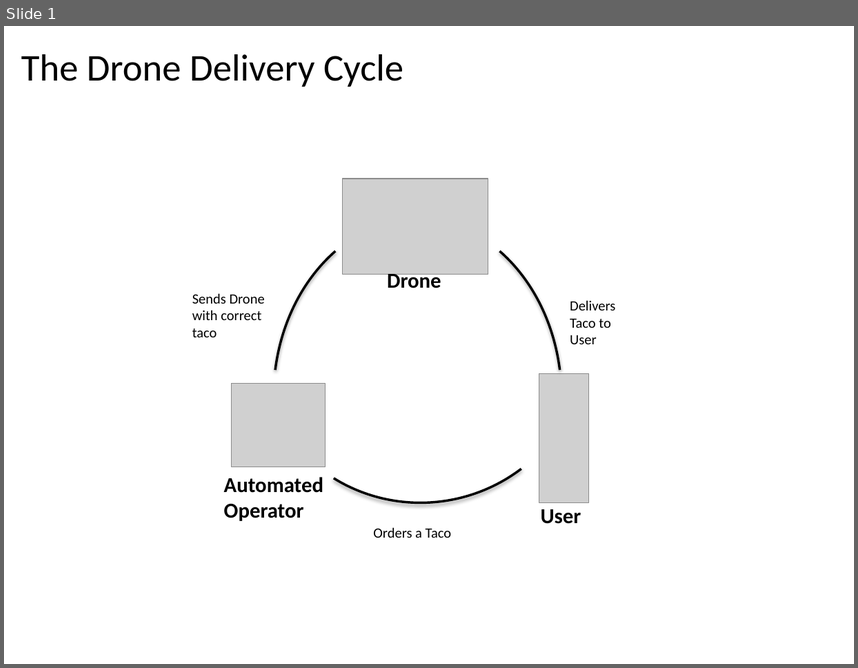
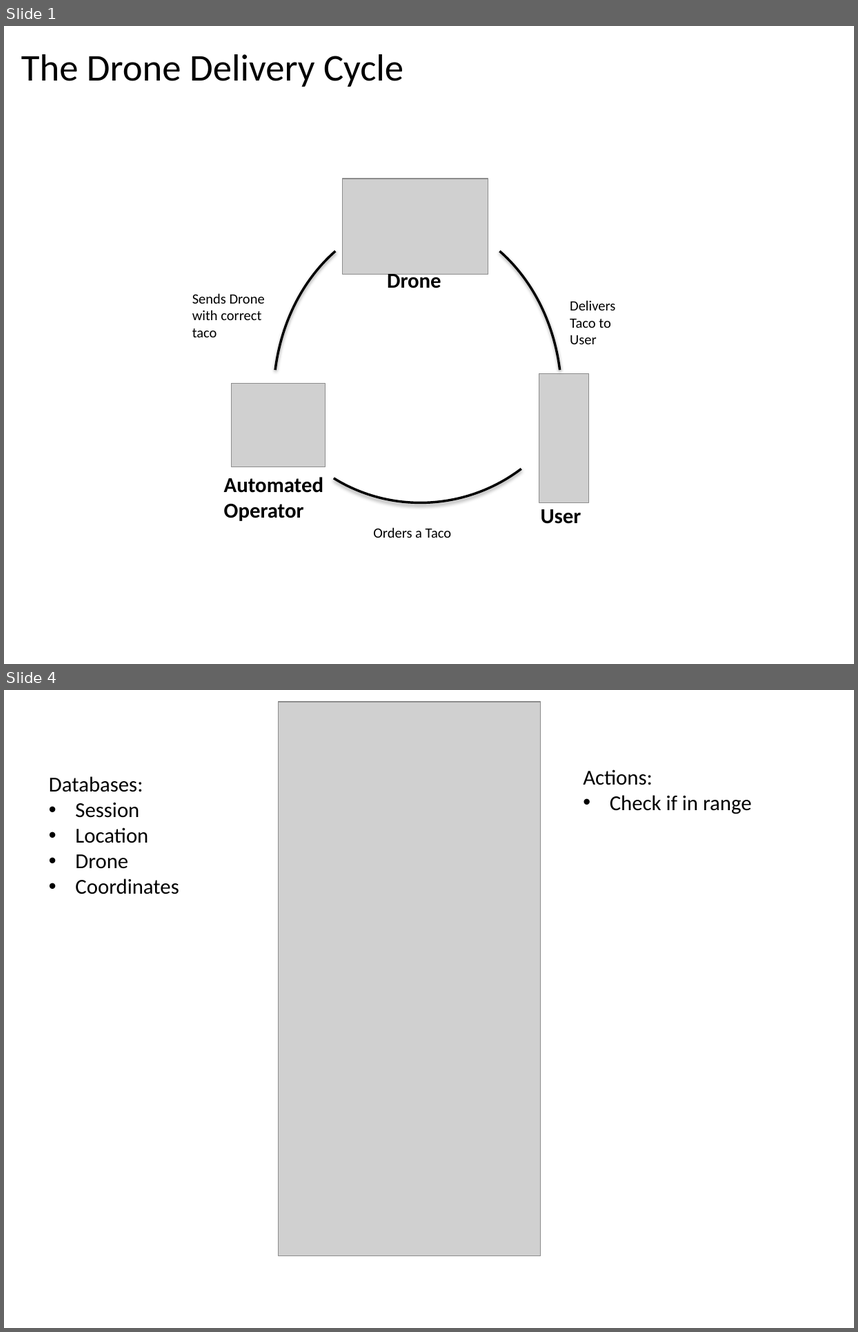
Before and after one commit to tacodrone/tacodroneSXSW, a slide deck: Drone Delivery Mobile App.pptx. Shown one above the other, each under a label of ours: slide 1 before the commit, slides 1 and 4 after it; the slides between them are not shown. The pictures are 858x668 and 858x1332 pixels, drawn with LibreOffice and Linux fonts; fonts in the diff are those of the drawing; grey boxes stand for pictures; background and template pictures are left out. Boxes give left, top, right and bottom in pixels: in the first picture for what was removed or moved away, otherwise in the second. Text is boxed around its words. In the diff, an @@ line names an element or a change of style, - is before the commit and + after.

```diff
--- a/Drone Delivery Mobile App.pptx
+++ b/Drone Delivery Mobile App.pptx
@@ slide 4 added at (4,690,854,1328), background #FFFFFF @@
@@ picture added at (279,702,540,1256) @@
@@ rectangle added at (296,767,522,840), fill #FFFFFF, outline #FFFFFF 0.75 pt @@
@@ text added at (583,769,752,814), 18 pt, text #000000 @@
+Actions:
+• Check if in range
@@ text added at (49,776,179,894), 18 pt, text #000000 @@
+Databases:
+• Session
+• Location
+• Drone
+• Coordinates
@@ freeform shape added at (344,869,490,1019), fill #C0504D at 30% opacity, outline #C0504D 0.75 pt @@
@@ rectangle added at (297,1097,523,1171), fill #FFFFFF, outline #FFFFFF 0.75 pt @@
```
Also in this commit, not shown: 2 slides changed, 5 other slides added, 6 slides removed.
